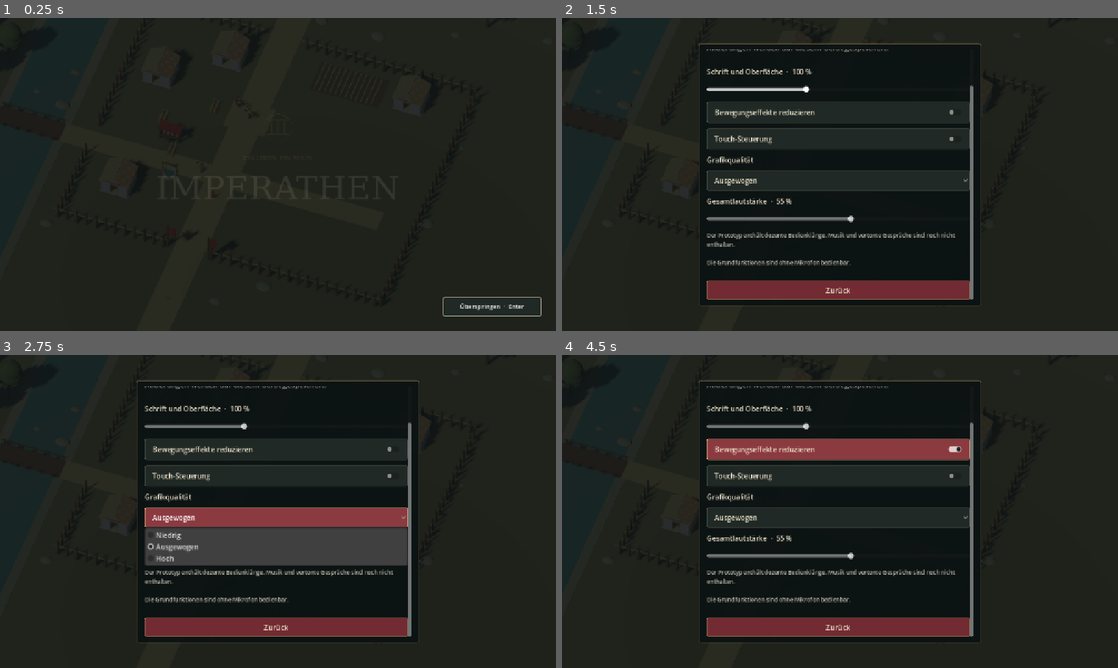
Above: before the commit, frames 1-4 (two rows, left to right).
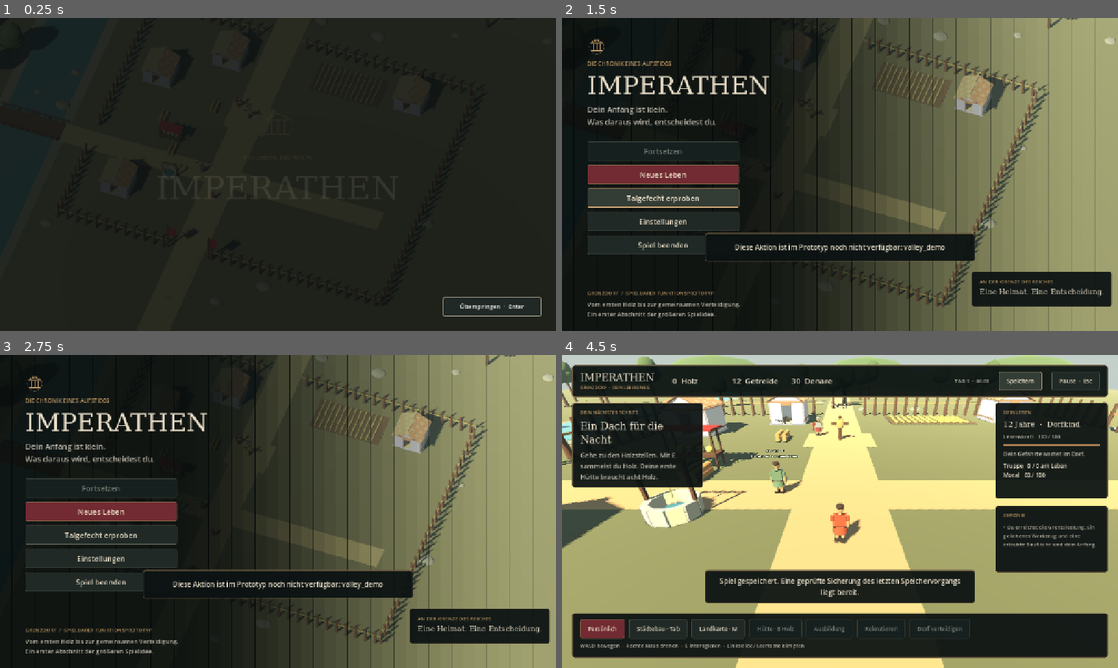
Above: after the commit, the same moments.

Repository: Ullmann27/Imperathen
Game: Godot game, scene res://main.tscn
The game is run twice, just before and just after one commit, with the same random seed, the same clock (stepped at 60 frames per second) and the same inputs.
Inputs (mouse positions are in pixels of both pictures, inside the frame that each line leads up to):
- Up to frame 1 (0.25 s): no input
- Up to frame 2 (1.5 s): click "Überspringen · Enter" at 0.5 s; click (662, 199) at 1.25 s, where only the run after the commit has a clickable "Talgefecht erproben"
- Up to frame 3 (2.75 s): click (278, 517) at 2 s, where only the run before the commit has a clickable "Ausgewogen"
- Up to frame 4 (4.5 s): click (840, 448) at 2.75 s, where only the run before the commit has a clickable "Bewegungseffekte reduzieren"; click (662, 511) at 3.5 s, where only the run after the commit has a clickable "Neues Leben"; click (1017, 380) at 4.25 s, where only the run after the commit has a clickable "Speichern"

The runs differ from the first frame. In frame 2, 57% of the frame differs, in the area x 2-100%, y 0-100%; in frame 3, 57%; in frame 4, 65%, in the area x 0-100%, y 0-100%.

Commit message:
Wire mobile display budgets, tactical entry, safe diagnostics and desktop exports

Diff:
--- /dev/null
+++ b/prototype/assets/quality_profiles.json
@@ -0,0 +1,45 @@
+{
+  "schema_version": 1,
+  "primary_platform": "Android",
+  "default_profile": "balanced",
+  "resolution_policy": "Preserve display aspect ratio; cap 3D pixel count without supersampling. UI stays at output resolution.",
+  "preserved_in_all_profiles": ["actors", "interactive_buildings", "doors", "navigation", "game_rules", "combat_cues", "readable_ui"],
+  "reduction_order": ["decorative_vegetation_density", "distant_mesh_detail", "shadow_distance_and_resolution", "antialiasing_samples", "3d_pixel_count"],
+  "profiles": {
+    "low": {
+      "label": "Niedrig",
+      "max_3d_pixels": 921600,
+      "msaa_samples": 0,
+      "shadow_atlas_size": 1024,
+      "shadow_distance_metres": 24.0,
+      "mesh_lod_threshold": 3.0,
+      "decoration_fraction": 0.22,
+      "glow": false
+    },
+    "balanced": {
+      "label": "Ausgewogen",
+      "max_3d_pixels": 2073600,
+      "msaa_samples": 2,
+      "shadow_atlas_size": 2048,
+      "shadow_distance_metres": 48.0,
+      "mesh_lod_threshold": 1.5,
+      "decoration_fraction": 0.6,
+      "glow": false
+    },
+    "high": {
+      "label": "Hoch",
+      "max_3d_pixels": 3686400,
+      "msaa_samples": 4,
+      "shadow_atlas_size": 4096,
+      "shadow_distance_metres": 85.0,
+      "mesh_lod_threshold": 0.65,
+      "decoration_fraction": 1.0,
+      "glow": true
+    }
+  },
+  "device_validation": {
+    "status": "not_yet_run_on_android_hardware",
+    "required": ["frame_time_p50_p95_p99", "sustained_20_minute_run", "thermal_state", "peak_memory", "touch_ui", "fold_resize", "same_game_state_across_profiles"],
+    "no_claim": "A demanding high preset is an art target, not a claim to saturate or run smoothly on a particular mobile chip."
+  }
+}
--- a/prototype/project.godot
+++ b/prototype/project.godot
@@ -7,10 +7,14 @@
 run/main_scene="res://main.tscn"
 config/features=PackedStringArray("4.0", "GL Compatibility")
 
+[autoload]
+RuntimeDisplay="*res://scripts/ui/runtime_display.gd"
+
 [display]
 window/size/viewport_width=1280
 window/size/viewport_height=720
 window/stretch/mode="canvas_items"
+window/stretch/aspect="expand"
 window/handheld/orientation=4
 
 [input_devices]
--- a/prototype/scripts/ui/game_ui.gd
+++ b/prototype/scripts/ui/game_ui.gd
@@ -9,6 +9,7 @@
 const CRIMSON := Color("722b32")
 const INK := Color("111a1b")
 const SETTINGS_PATH := "user://imperathen_ui.cfg"
+const SafeArea = preload("res://scripts/ui/safe_area.gd")
 const TouchPadScript := preload("res://scripts/ui/touch_pad.gd")
 const TouchActionScript := preload("res://scripts/ui/touch_action.gd")
 
@@ -78,6 +79,7 @@
 var _cancel_build_button: Button
 var _build_active := false
 var _quality := "balanced"
+var _diagnostics := false
 var _layout_queued := false
 var _dialog_data: Dictionary = {}
 var _confirm_data: Dictionary = {}
@@ -87,6 +89,7 @@
 	process_mode = Node.PROCESS_MODE_ALWAYS
 	layer = 20
 	_load_settings()
+	_apply_display_settings()
 	_setup_theme()
 	_root = Control.new()
 	_root.name = "Interface"
@@ -197,6 +200,10 @@
 	buttons.add_child(continue_button)
 	var new_button := _button("Neues Leben", _request_new_game, not can_continue)
 	buttons.add_child(new_button)
+	var demo_button := _button("Talgefecht erproben", func(): _emit("valley_demo"))
+	buttons.add_child(demo_button)
+	if OS.is_debug_build() and OS.has_feature("android"):
+		_log_menu_buttons.call_deferred(demo_button, continue_button)
 	buttons.add_child(_button("Einstellungen", func(): _show_settings("menu")))
 	buttons.add_child(_button("Spiel beenden", func(): _confirm("Spiel beenden?", "Ein laufender Lebensweg wird vor dem Beenden gespeichert.", "quit", {})))
 	var filler := Control.new()
@@ -218,6 +225,20 @@
 	province_content.add_child(_label("AN DER GRENZE DES REICHES", 12, BRONZE))
 	province_content.add_child(_label("Eine Heimat. Eine Entscheidung.", 17, CREAM, true))
 	province.visible = not _compact_layout
+
+
+func _log_menu_buttons(demo: Button, resume: Button) -> void:
+	await get_tree().process_frame
+	await get_tree().process_frame
+	if not is_instance_valid(demo) or not demo.is_visible_in_tree():
+		return
+	var transform := get_viewport().get_screen_transform()
+	var demo_center := transform * demo.get_global_rect().get_center()
+	var resume_center := transform * resume.get_global_rect().get_center()
+	print("IMPERATHEN_MENU_TOUCH " + JSON.stringify({
+		"demo": [demo_center.x, demo_center.y],
+		"continue": [resume_center.x, resume_center.y],
+		"can_continue": not resume.disabled}))
 
 
 func show_game(state: Dictionary) -> void:
@@ -261,6 +282,7 @@
 	var objective := _objective(state)
 	_hud_labels["objective_title"].text = objective[0]
 	_hud_labels["objective_text"].text = objective[1]
+	_update_map_objective()
 	var chronicle: Array = state.get("chronicle", [])
 	var entries: Array[String] = []
 	for index in range(maxi(0, chronicle.size() - 3), chronicle.size()):
@@ -295,6 +317,15 @@
 	var column := _modal("EIN AUGENBLICK RUHE", "Spiel pausiert", "Die Welt wartet. Dein nächster Schritt gehört dir.", 490)
 	var resume_button := _button("Weiterspielen", func(): _emit("resume"), true)
 	column.add_child(resume_button)
+	var legion := _button("Grenzlegion im Tal", func(): _emit("valley"))
+	legion.disabled = not bool(_state.get("progress", {}).get("skirmish_won", false)) or not _state.get("story", {}).get("choices", []).is_empty()
+	legion.tooltip_text = "Verteidige zuerst das Dorf und entscheide über seine Zukunft." if legion.disabled else "Befehle die regionale Legion. Deine Dorftruppe bleibt zu Hause."
+	column.add_child(legion)
+	if legion.disabled:
+		var requirement := _label("Nach erfolgreicher Dorfverteidigung und Folgeentscheidung verfügbar.", 13, MUTED)
+		requirement.autowrap_mode = TextServer.AUTOWRAP_WORD_SMART
+		column.add_child(requirement)
+	column.add_child(_button("Chronik", func(): _show_journal(false)))
 	column.add_child(_button("Spiel speichern", func(): _emit("save")))
 	column.add_child(_button("Einstellungen", func(): _show_settings("pause")))
 	column.add_child(_button("Zum Hauptmenü", func(): _emit("menu")))
@@ -373,7 +404,17 @@
 			"map": "Im freien Bild ziehen · Figur wählen, um zurückzukehren · Deine Figur bleibt an ihrem Ort."
 		}
 	_hud_labels["controls"].text = hints[mode]
+	var objective := _objective(_state)
+	_hud_labels["objective_title"].text = objective[0]
+	_hud_labels["objective_text"].text = objective[1]
+	_update_map_objective()
 	_update_touch_visibility()
+
+
+func _update_map_objective() -> void:
+	if _mode == "map" and not _state.get("valley", {}).is_empty():
+		_hud_labels["objective_title"].text = "Regionaler Lagebericht"
+		_hud_labels["objective_text"].text = _region_report()
 
 
 func set_build_active(active: bool) -> void:
@@ -718,6 +759,16 @@
 		_cancel_build_button.visible = _build_active
 
 
+func _region_report() -> String:
+	var region: Dictionary = _state.get("valley", {})
+	if region.is_empty():
+		return ""
+	var outcome := String(region.get("outcome", ""))
+	var status := String({"victory": "Sieg", "defeat": "Niederlage", "draw": "Unentschieden"}.get(outcome, "Einsatz läuft"))
+	return "Grenzlegion im Tal · %s\nVerluste: %d eigene · %d gegnerische" % [
+		status, int(region.get("allied_losses", 0)), int(region.get("enemy_losses", 0))]
+
+
 func _show_journal(pause_world := true) -> void:
 	# Root pauses the authoritative world before the reading screen replaces its pause UI.
 	if pause_world:
@@ -731,6 +782,9 @@
 		int(player.get("age", 12)), int(player.get("health", 100)), int(squad.get("alive", 0)), int(squad.get("recruits", 0)), int(squad.get("morale", 0)),
 		"Vertrauen %+d" % int(companion.get("trust", 0)) if bool(companion.get("met", false)) else "noch nicht kennengelernt", objective[0], objective[1]
 	]
+	var report := _region_report()
+	if not report.is_empty():
+		summary += "\n\n" + report
 	var column := _modal("DEIN LEBENSWEG", "Chronik", summary, 650)
 	for entry in _state.get("chronicle", []):
 		var line := _label(String(entry.get("text", "")) if entry is Dictionary else str(entry), 14, MUTED)
@@ -771,20 +825,11 @@
 
 
 func _update_safe_area() -> void:
-	var viewport_size := get_viewport().get_visible_rect().size
-	var safe := Rect2(Vector2.ZERO, viewport_size)
-	if OS.has_feature("mobile"):
-		safe = _safe_rect_from_display(Rect2(DisplayServer.get_display_safe_area()), get_viewport().get_screen_transform(), viewport_size)
-	_apply_safe_rect(safe)
+	_apply_safe_rect(SafeArea.for_viewport(get_viewport()))
 
 
 func _safe_rect_from_display(screen_safe: Rect2, screen_transform: Transform2D, viewport_size: Vector2) -> Rect2:
-	var full := Rect2(Vector2.ZERO, viewport_size)
-	if screen_safe.size.x <= 0 or screen_safe.size.y <= 0 or is_zero_approx(screen_transform.determinant()):
-		return full
-	var mapped: Rect2 = screen_transform.affine_inverse() * screen_safe
-	var clipped := mapped.intersection(full)
-	return clipped if clipped.size.x > 0 and clipped.size.y > 0 else full
+	return SafeArea.from_display(screen_safe, screen_transform, viewport_size)
 
 
 func _apply_safe_rect(safe: Rect2) -> void:
@@ -887,17 +932,29 @@
 	column.add_child(_label("Grafikqualität", 16, CREAM))
 	var quality_select := OptionButton.new()
 	quality_select.name = "QualitySetting"
-	quality_select.add_item("Niedrig")
-	quality_select.add_item("Ausgewogen")
-	quality_select.add_item("Hoch")
+	quality_select.add_item("Niedrig · 30 FPS")
+	quality_select.add_item("Ausgewogen · 60 FPS")
+	quality_select.add_item("Hoch · 60 FPS")
 	quality_select.custom_minimum_size.y = 46
 	var profiles := ["low", "balanced", "high"]
 	quality_select.selected = profiles.find(_quality)
 	column.add_child(quality_select)
 	quality_select.item_selected.connect(func(index: int):
 		_quality = profiles[index]
+		_apply_display_settings()
 		_save_settings()
 		_emit("quality_changed", {"profile": _quality})
+	)
+	var diagnostics := CheckButton.new()
+	diagnostics.name = "DiagnosticsSetting"
+	diagnostics.text = "Leistungsdiagnose anzeigen"
+	diagnostics.button_pressed = _diagnostics
+	diagnostics.custom_minimum_size.y = 48
+	column.add_child(diagnostics)
+	diagnostics.toggled.connect(func(value: bool):
+		_diagnostics = value
+		_apply_display_settings()
+		_save_settings()
 	)
 	var volume_caption := _label("Gesamtlautstärke  ·  %d %%" % int(_volume * 100), 16, CREAM)
 	column.add_child(volume_caption)
@@ -1116,10 +1173,18 @@
 		_reduce_motion = bool(config.get_value("interface", "reduce_motion", false))
 		_volume = clampf(float(config.get_value("audio", "volume", 0.55)), 0.0, 1.0)
 		_touch_enabled = bool(config.get_value("input", "touch_controls", _touch_enabled))
+		_diagnostics = bool(config.get_value("graphics", "diagnostics", false))
 		_quality = String(config.get_value("graphics", "quality", "balanced"))
 		if _quality not in ["low", "balanced", "high"]:
 			_quality = "balanced"
 	_apply_volume()
+
+
+func _apply_display_settings() -> void:
+	var display := get_node_or_null("/root/RuntimeDisplay")
+	if is_instance_valid(display):
+		display.apply_quality(_quality)
+		display.set_diagnostics(_diagnostics)
 
 
 func _save_settings() -> void:
@@ -1129,6 +1194,7 @@
 	config.set_value("audio", "volume", _volume)
 	config.set_value("input", "touch_controls", _touch_enabled)
 	config.set_value("graphics", "quality", _quality)
+	config.set_value("graphics", "diagnostics", _diagnostics)
 	if config.save(SETTINGS_PATH) != OK:
 		notify("Die Einstellungen konnten nicht auf diesem Gerät gespeichert werden.")
 
--- /dev/null
+++ b/prototype/scripts/ui/runtime_display.gd
@@ -0,0 +1,122 @@
+extends CanvasLayer
+## Opt-in frame measurements for the same viewport used by the village and valley.
+
+const SafeArea = preload("res://scripts/ui/safe_area.gd")
+
+var _profiles: Dictionary
+var _quality := "balanced"
+var _units := Vector3i(-1, -1, -1)
+var _label: Label
+var _panel: PanelContainer
+var _sample_start := 0
+var _sample_frames := 0
+
+
+func _ready() -> void:
+	_profiles = JSON.parse_string(FileAccess.get_file_as_string("res://assets/quality_profiles.json")).profiles
+	layer = 100
+	process_mode = Node.PROCESS_MODE_ALWAYS
+	_panel = PanelContainer.new()
+	_panel.mouse_filter = Control.MOUSE_FILTER_IGNORE
+	var background := StyleBoxFlat.new()
+	background.bg_color = Color(0.04, 0.07, 0.07, 0.9)
+	background.set_content_margin_all(8)
+	_panel.add_theme_stylebox_override("panel", background)
+	add_child(_panel)
+	_label = Label.new()
+	_label.mouse_filter = Control.MOUSE_FILTER_IGNORE
+	_label.add_theme_font_size_override("font_size", 14)
+	_panel.add_child(_label)
+	get_viewport().size_changed.connect(_on_size_changed)
+	set_diagnostics(false)
+
+
+func apply_quality(profile: String) -> void:
+	if not _profiles.has(profile):
+		return
+	_quality = profile
+	var settings: Dictionary = _profiles[profile]
+	Engine.max_fps = 30 if profile == "low" else 60
+	var viewport := get_viewport()
+	viewport.mesh_lod_threshold = float(settings.mesh_lod_threshold)
+	viewport.msaa_3d = Viewport.MSAA_4X if settings.msaa_samples == 4 else (Viewport.MSAA_2X if settings.msaa_samples == 2 else Viewport.MSAA_DISABLED)
+	RenderingServer.directional_shadow_atlas_set_size(int(settings.shadow_atlas_size), true)
+	_on_size_changed()
+
+
+func _on_size_changed() -> void:
+	# The window size is in output pixels. The canvas visible rectangle uses UI units.
+	var output := get_window().size
+	var pixels := maxf(float(output.x) * float(output.y), 1.0)
+	get_viewport().scaling_3d_scale = clampf(sqrt(float(_profiles[_quality].max_3d_pixels) / pixels), 0.25, 1.0)
+	_place_overlay()
+
+
+func set_unit_counts(near_count: int, middle_count: int, far_count: int) -> void:
+	_units = Vector3i(near_count, middle_count, far_count)
+
+
+func set_diagnostics(enabled: bool) -> void:
+	_panel.visible = enabled
+	set_process(enabled)
+	if DisplayServer.get_name() != "headless":
+		RenderingServer.viewport_set_measure_render_time(get_viewport().get_viewport_rid(), enabled)
+	if enabled:
+		_label.text = "Bildzeiten werden erfasst …"
+		_place_overlay()
+		_restart_sample()
+
+
+func _place_overlay() -> void:
+	var safe := SafeArea.for_viewport(get_viewport())
+	_panel.position = safe.position + Vector2(12, 74)
+
+
+func _restart_sample() -> void:
+	_sample_start = Time.get_ticks_usec()
+	_sample_frames = 0
+
+
+func _notification(what: int) -> void:
+	if what == NOTIFICATION_APPLICATION_RESUMED and is_instance_valid(_panel) and _panel.visible:
+		_restart_sample()
+		_place_overlay.call_deferred()
+
+
+func _process(_delta: float) -> void:
+	_sample_frames += 1
+	var interval := Time.get_ticks_usec() - _sample_start
+	if interval < 1000000:
+		return
+	var viewport := get_viewport()
+	var rid := viewport.get_viewport_rid()
+	var frame_ms := interval / (1000.0 * _sample_frames)
+	var cpu_ms := RenderingServer.viewport_get_measured_render_time_cpu(rid)
+	var gpu_ms := RenderingServer.viewport_get_measured_render_time_gpu(rid)
+	var ram := _resident_memory_kib()
+	var draws := viewport.get_render_info(Viewport.RENDER_INFO_TYPE_VISIBLE, Viewport.RENDER_INFO_DRAW_CALLS_IN_FRAME)
+	var primitives := viewport.get_render_info(Viewport.RENDER_INFO_TYPE_VISIBLE, Viewport.RENDER_INFO_PRIMITIVES_IN_FRAME)
+	_label.text = "%.1f FPS · %.1f ms/Bild\nRender-CPU %s · GPU %s\nRAM (RSS) %s · %d Draw Calls\n%d sichtbare Primitive" % [
+		1000.0 / frame_ms, frame_ms, _timing(cpu_ms), _timing(gpu_ms),
+		"%.1f MiB" % (ram / 1024.0) if ram > 0 else "unbekannt", draws, primitives]
+	if _units.x >= 0:
+		_label.text += "\nSoldaten nah / mittel / fern: %d / %d / %d" % [_units.x, _units.y, _units.z]
+	_restart_sample()
+
+
+func _timing(milliseconds: float) -> String:
+	return "%.2f ms" % milliseconds if milliseconds > 0.0 else "unbekannt"
+
+
+func _resident_memory_kib() -> int:
+	if OS.get_name() not in ["Android", "Linux"]:
+		return -1
+	var status := FileAccess.open("/proc/self/status", FileAccess.READ)
+	if status == null:
+		return -1
+	# procfs reports a zero file length. Read a bounded buffer and parse VmRSS.
+	var lines := status.get_buffer(32768).get_string_from_ascii().split("\n")
+	for line in lines:
+		if line.begins_with("VmRSS:"):
+			return line.trim_prefix("VmRSS:").strip_edges().get_slice(" ", 0).to_int()
+	return -1
--- /dev/null
+++ b/prototype/scripts/ui/safe_area.gd
@@ -0,0 +1,17 @@
+extends RefCounted
+## Convert display pixels (including letterboxing) to the root viewport's UI units.
+
+static func for_viewport(viewport: Viewport) -> Rect2:
+	var size := viewport.get_visible_rect().size
+	if not OS.has_feature("mobile"):
+		return Rect2(Vector2.ZERO, size)
+	return from_display(Rect2(DisplayServer.get_display_safe_area()), viewport.get_screen_transform(), size)
+
+
+static func from_display(screen_safe: Rect2, screen_transform: Transform2D, viewport_size: Vector2) -> Rect2:
+	var full := Rect2(Vector2.ZERO, viewport_size)
+	if not screen_safe.has_area() or is_zero_approx(screen_transform.determinant()):
+		return full
+	var mapped: Rect2 = screen_transform.affine_inverse() * screen_safe
+	var clipped := mapped.intersection(full)
+	return clipped if clipped.has_area() else full
--- a/prototype/scripts/ui/ui_smoke.gd
+++ b/prototype/scripts/ui/ui_smoke.gd
@@ -36,6 +36,8 @@
 	_check(_button("Fortsetzen").disabled, "continue unavailable without save")
 	_button("Neues Leben").pressed.emit()
 	_check(_events.back().action == "new_game", "new game delegates to root")
+	_button("Talgefecht erproben").pressed.emit()
+	_check(_events.back().action == "valley_demo", "practice scenario accessible from main menu")
 	_ui.show_menu(true)
 	await _frames()
 	_check(not _button("Fortsetzen").disabled, "continue available with save")
@@ -51,6 +53,18 @@
 	var quality: OptionButton = _ui.get("_screen").find_child("QualitySetting", true, false)
 	quality.select(2)
 	quality.item_selected.emit(2)
+	var display := root.get_node("RuntimeDisplay")
+	root.size = Vector2i(2160, 2160)
+	display.apply_quality("balanced")
+	_check(is_equal_approx(root.scaling_3d_scale, 2.0 / 3.0), "unfolded square viewport respects 2.07 MP budget")
+	root.size = Vector2i(1280, 720)
+	display.apply_quality("low")
+	_check(is_equal_approx(root.scaling_3d_scale, 1.0) and Engine.max_fps == 30, "low budget at native 720p")
+	display.apply_quality("high")
+	var diag: CheckButton = _ui.get("_screen").find_child("DiagnosticsSetting", true, false)
+	diag.button_pressed = true
+	_check(display.get("_panel").visible, "diagnostics is enabled through the actual option")
+	diag.button_pressed = false
 	_check(_events.back().action == "quality_changed" and _events.back().payload.profile == "high", "quality selection routes real profile")
 	_ui._save_settings()
 	_ui.set("_touch_enabled", false)
@@ -149,6 +163,19 @@
 	_check(_button("Zurück ins Spiel") != null, "empty choices retain exit")
 	_ui.notify("Spielstand gespeichert.")
 	_check(_ui.get("_toast_panel").visible, "notification visible")
+	_ui.show_pause()
+	_check(_button("Grenzlegion im Tal").disabled, "campaign legion requires completed village defence")
+	var secured: Dictionary = state.duplicate(true)
+	secured["progress"] = {"skirmish_won": true}
+	secured["story"] = {"choices": []}
+	secured["valley"] = {"outcome": "draw", "allied_losses": 2, "enemy_losses": 4}
+	_ui.show_game(secured)
+	_ui.set_mode("map")
+	_check("Unentschieden" in _ui.get("_hud_labels").objective_text.text, "campaign outcome visible on map")
+	_ui.show_pause()
+	_button("Grenzlegion im Tal").pressed.emit()
+	_check(_events.back().action == "valley", "campaign legion opens after victory and story decision")
+	_ui.set_mode("person")
 	await _check_android_lifecycle(state)
 	_ui.set("_touch_enabled", false)
 	_ui.set("_ui_scale", 1.0)
Not shown, changed: prototype/export_presets.cfg
Not shown, added: prototype/scripts/ui/runtime_display.gd.uid
Not shown, added: prototype/scripts/ui/safe_area.gd.uid
